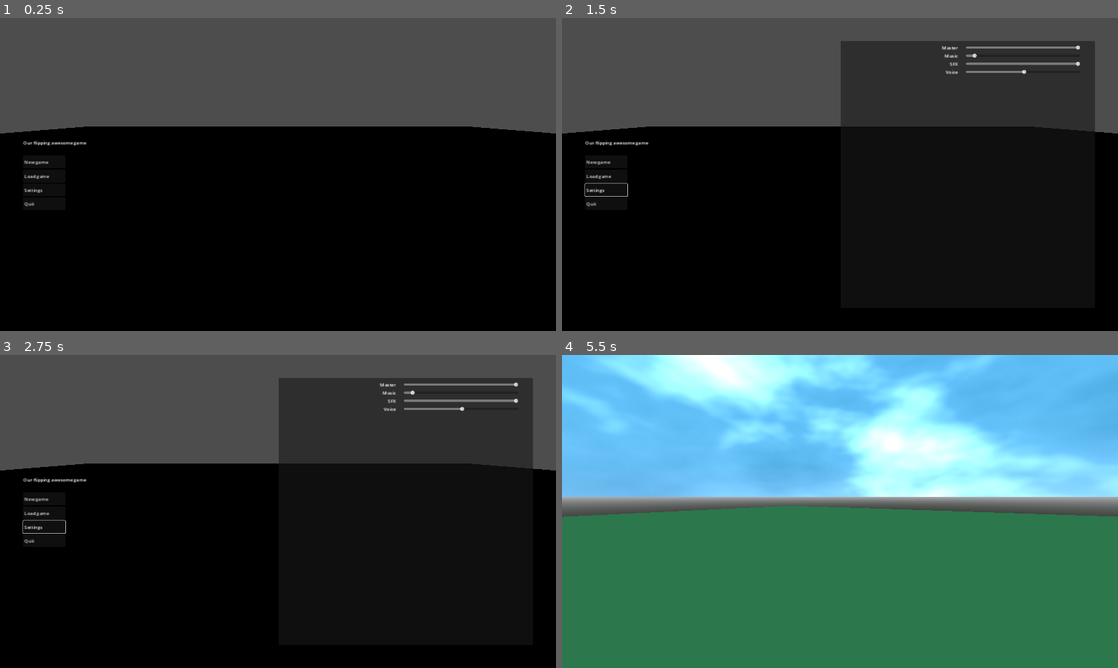
Above: before the commit, frames 1-4 (two rows, left to right).
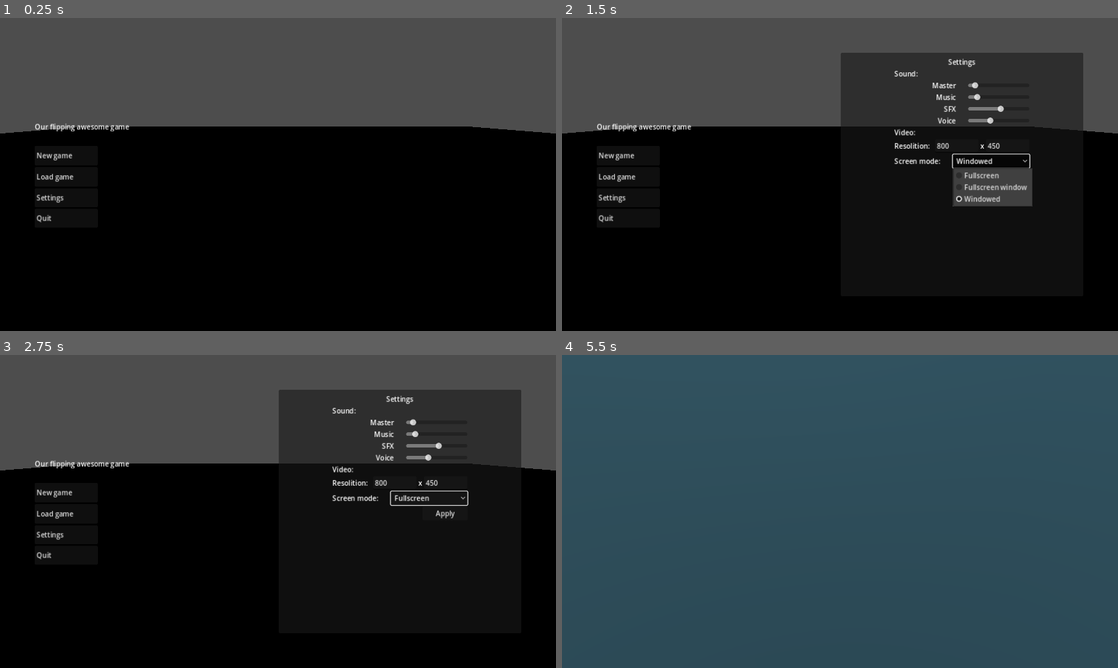
Above: after the commit, the same moments.

Repository: inaunius/GodotWildJam64
Game: Godot game, scene res://scenes/architecture/Main.tscn
The game is run twice, just before and just after one commit, with the same random seed, the same clock (stepped at 60 frames per second) and the same inputs.
Inputs (mouse positions are in pixels of both pictures, inside the frame that each line leads up to):
- Up to frame 1 (0.25 s): no input
- Up to frame 2 (1.5 s): click "Settings" at 0.5 s; click (990, 161) at 1.25 s, where only the run after the commit has a clickable "Windowed"
- Up to frame 3 (2.75 s): click (444, 514) at 2 s, where only the run after the commit has a clickable "Apply"
- Up to frame 4 (5.5 s): click "New game" at 2.75 s; tap Enter at 3.5 s; move the mouse to (867, 511) at 3.52 s; hold W (move_forward) from 3.53 s (still down); tap Space (jump) at 3.77, 4.52 s; move the mouse to (812, 511) at 4.27 s; move the mouse to (851, 505) at 5.02 s

The runs differ from the first frame. In frame 1, 0.7% of the frame differs, in the area x 4-24%, y 33-66%; in frame 2, 6.0%; in frame 3, 4.3%; in frame 4, 100%, in the area x 0-100%, y 0-100%.

Commit message:
Settings save implemented

Diff:
--- a/layouts/DefaultBusLayout.tres
+++ b/layouts/DefaultBusLayout.tres
@@ -1,21 +1,22 @@
 [gd_resource type="AudioBusLayout" format=3 uid="uid://dcrlqof0wfubv"]
 
 [resource]
+bus/0/volume_db = -23.3524
 bus/1/name = &"Music"
 bus/1/solo = false
 bus/1/mute = false
 bus/1/bypass_fx = false
-bus/1/volume_db = -24.137
+bus/1/volume_db = -18.9844
 bus/1/send = &"Master"
 bus/2/name = &"SFX"
 bus/2/solo = false
 bus/2/mute = false
 bus/2/bypass_fx = false
-bus/2/volume_db = 6.02
+bus/2/volume_db = -5.32668
 bus/2/send = &"Master"
 bus/3/name = &"Voice"
 bus/3/solo = false
 bus/3/mute = false
 bus/3/bypass_fx = false
-bus/3/volume_db = -5.93075
+bus/3/volume_db = -9.2092
 bus/3/send = &"Master"
--- a/project.godot
+++ b/project.godot
@@ -13,7 +13,8 @@
 config/name="GodotWildJam64"
 run/main_scene="res://scenes/architecture/Main.tscn"
 config/features=PackedStringArray("4.2", "Forward Plus")
-boot_splash/bg_color=Color(0.0745098, 0.0745098, 0.0745098, 1)
+boot_splash/bg_color=Color(0.0392157, 0.0392157, 0.0392157, 1)
+boot_splash/image="res://sprites/logos/SplashScreen.png"
 config/icon="res://icon.svg"
 
 [audio]
@@ -24,13 +25,12 @@
 
 GameCycle="*res://scripts/autoloads/GameCycleController.gd"
 Enums="*res://scripts/autoloads/GlobalEnums.gd"
-AudioControl="*res://scripts/autoloads/AudioGlobalController.gd"
+Settings="*res://scripts/autoloads/SettingsController.gd"
 
 [display]
 
-window/size/viewport_width=1920
-window/size/viewport_height=1080
-window/size/mode=3
+window/size/viewport_width=1280
+window/size/viewport_height=720
 window/stretch/mode="canvas_items"
 window/stretch/aspect="expand"
 
--- /dev/null
+++ b/resources/data/settigs/SettingsData.gd
@@ -0,0 +1,5 @@
+class_name SettingsData
+extends Resource
+
+@export var sound_data : SoundData
+@export var video_data : VideoData
--- /dev/null
+++ b/resources/data/settigs/SoundData.gd
@@ -0,0 +1,8 @@
+class_name SoundData
+extends Resource
+
+
+@export var master_volume : float
+@export var music_volume : float
+@export var sfx_volume : float
+@export var voice_volume : float
--- /dev/null
+++ b/resources/data/settigs/VideoData.gd
@@ -0,0 +1,6 @@
+class_name VideoData
+extends Resource
+
+
+@export var resolution : Vector2i
+@export var screen_mode : GlobalEnums.ScreenModes
--- a/scenes/architecture/Main.tscn
+++ b/scenes/architecture/Main.tscn
@@ -3,7 +3,7 @@
 [ext_resource type="Script" path="res://scripts/Bootstrap.gd" id="1_2m3l7"]
 [ext_resource type="Script" path="res://scripts/services/GamePause.gd" id="1_l3qkl"]
 [ext_resource type="Script" path="res://scripts/services/LevelLoader.gd" id="2_mdci6"]
-[ext_resource type="Script" path="res://scripts/services/PersistentData.gd" id="3_l3wq0"]
+[ext_resource type="Script" path="res://scripts/services/DataSaveLoad.gd" id="3_l3wq0"]
 [ext_resource type="Resource" uid="uid://dkm6u8cb7tbax" path="res://resources/instances/levels/MainMenu.tres" id="3_m7q4d"]
 [ext_resource type="Resource" uid="uid://ishc5w4ucphh" path="res://resources/instances/levels/TESTLevel.tres" id="4_06ltl"]
 [ext_resource type="Script" path="res://scripts/game_state_machine/GameStateMachine.gd" id="4_ucw0j"]
@@ -42,7 +42,12 @@
 _level_parent = NodePath("../../LevelParent")
 _levels = Array[Resource("res://resources/templates/Level.gd")]([ExtResource("3_m7q4d"), ExtResource("4_06ltl")])
 
-[node name="PersistentData" type="Node" parent="Services" node_paths=PackedStringArray("_level_parent", "_level_loader")]
+[node name="DataSaveLoad" type="Node" parent="Services" node_paths=PackedStringArray("_level_parent", "_level_loader")]
+script = ExtResource("3_l3wq0")
+_level_parent = NodePath("../../LevelParent")
+_level_loader = NodePath("../LevelLoader")
+
+[node name="DataSaveLoad2" type="Node" parent="Services" node_paths=PackedStringArray("_level_parent", "_level_loader")]
 script = ExtResource("3_l3wq0")
 _level_parent = NodePath("../../LevelParent")
 _level_loader = NodePath("../LevelLoader")
@@ -64,7 +69,7 @@
 
 [node name="DataLoadState" type="Node" parent="GameStateMachine" node_paths=PackedStringArray("_persistent_data", "_level_load_ui", "_state_machine")]
 script = ExtResource("6_2tou2")
-_persistent_data = NodePath("../../Services/PersistentData")
+_persistent_data = NodePath("../../Services/DataSaveLoad")
 _level_load_ui = NodePath("../../LoadingUI")
 _state_machine = NodePath("..")
 enum_key = 1
--- a/scenes/gameplay/TESTPlayer.gd
+++ /dev/null
@@ -1,11 +0,0 @@
-extends Node
-
-
-# Called when the node enters the scene tree for the first time.
-func _ready():
-	pass # Replace with function body.
-
-
-# Called every frame. 'delta' is the elapsed time since the previous frame.
-func _process(delta):
-	pass
--- a/scenes/ui/screens/Pause.tscn
+++ b/scenes/ui/screens/Pause.tscn
@@ -79,6 +79,9 @@
 script = ExtResource("4_3jpd2")
 _sub_menus = [NodePath("SavesView"), NodePath("Settings")]
 
+[node name="Settings" parent="UiParent/BG/MarginContainer/HBoxContainer/SubContainer" instance=ExtResource("6_gqhw4")]
+layout_mode = 1
+
 [node name="SavesView" parent="UiParent/BG/MarginContainer/HBoxContainer/SubContainer" instance=ExtResource("5_adajq")]
 visible = false
 layout_mode = 1
@@ -90,8 +93,4 @@
 grow_horizontal = 2
 grow_vertical = 2
 
-[node name="Settings" parent="UiParent/BG/MarginContainer/HBoxContainer/SubContainer" instance=ExtResource("6_gqhw4")]
-visible = false
-layout_mode = 1
-
 [editable path="UiParent/BG/MarginContainer/HBoxContainer/Buttons"]
--- a/scenes/ui/submenus/SavesView.tscn
+++ b/scenes/ui/submenus/SavesView.tscn
@@ -1,7 +1,7 @@
 [gd_scene load_steps=3 format=3 uid="uid://b4v2vneo1tw0j"]
 
-[ext_resource type="Script" path="res://scripts/ui/SavesView.gd" id="1_lfbxi"]
-[ext_resource type="PackedScene" uid="uid://bi51b3hqonllr" path="res://scenes/ui/SaveCard.tscn" id="2_rg8rc"]
+[ext_resource type="Script" path="res://scripts/ui/settings/SavesView.gd" id="1_lfbxi"]
+[ext_resource type="PackedScene" uid="uid://bi51b3hqonllr" path="res://scenes/ui/submenus/additional/SaveCard.tscn" id="2_rg8rc"]
 
 [node name="SavesView" type="PanelContainer" node_paths=PackedStringArray("save_cards_parent")]
 offset_right = 1920.0
--- a/scenes/ui/submenus/Settings.tscn
+++ b/scenes/ui/submenus/Settings.tscn
@@ -1,43 +1,60 @@
-[gd_scene load_steps=3 format=3 uid="uid://c63rb30n3w8un"]
+[gd_scene load_steps=4 format=3 uid="uid://c63rb30n3w8un"]
 
 [ext_resource type="PackedScene" uid="uid://dha6i38h4fvgb" path="res://scenes/ui/submenus/additional/VolumeAdjusters.tscn" id="1_4q8bf"]
-[ext_resource type="Script" path="res://scripts/ui/SettingsSync.gd" id="1_dpjgo"]
+[ext_resource type="Script" path="res://scripts/ui/settings/SettingsSync.gd" id="1_lhw6c"]
+[ext_resource type="PackedScene" uid="uid://cqbmtsscrvei8" path="res://scenes/ui/submenus/additional/SreenOptions.tscn" id="3_hugjv"]
 
-[node name="Settings" type="Control" node_paths=PackedStringArray("_volume_adjusters")]
+[node name="Settings" type="Control" node_paths=PackedStringArray("_volume_adjusters", "_screen_options")]
 layout_mode = 3
 anchors_preset = 15
 anchor_right = 1.0
 anchor_bottom = 1.0
 grow_horizontal = 2
 grow_vertical = 2
-script = ExtResource("1_dpjgo")
-_volume_adjusters = NodePath("MarginContainer/BG/MarginContainer/VBoxContainer/GridContainer")
+size_flags_horizontal = 3
+size_flags_vertical = 3
+script = ExtResource("1_lhw6c")
+_volume_adjusters = NodePath("BG/Margins/SettingsParagraphs/VolumeAdjusters")
+_screen_options = NodePath("BG/Margins/SettingsParagraphs/SreenOptions")
 
-[node name="MarginContainer" type="MarginContainer" parent="."]
+[node name="BG" type="PanelContainer" parent="."]
 layout_mode = 1
 anchors_preset = 15
 anchor_right = 1.0
 anchor_bottom = 1.0
 grow_horizontal = 2
 grow_vertical = 2
-size_flags_horizontal = 3
-theme_override_constants/margin_left = 0
 
-[node name="BG" type="PanelContainer" parent="MarginContainer"]
+[node name="Margins" type="MarginContainer" parent="BG"]
 layout_mode = 2
-
-[node name="MarginContainer" type="MarginContainer" parent="MarginContainer/BG"]
-layout_mode = 2
+size_flags_horizontal = 4
 size_flags_vertical = 0
-theme_override_constants/margin_left = 10
+theme_override_constants/margin_left = 50
 theme_override_constants/margin_top = 10
 theme_override_constants/margin_right = 50
 theme_override_constants/margin_bottom = 10
 
-[node name="VBoxContainer" type="VBoxContainer" parent="MarginContainer/BG/MarginContainer"]
+[node name="SettingsParagraphs" type="VBoxContainer" parent="BG/Margins"]
 layout_mode = 2
-size_flags_vertical = 0
 alignment = 1
 
-[node name="GridContainer" parent="MarginContainer/BG/MarginContainer/VBoxContainer" instance=ExtResource("1_4q8bf")]
+[node name="Title" type="Label" parent="BG/Margins/SettingsParagraphs"]
 layout_mode = 2
+text = "Settings"
+horizontal_alignment = 1
+
+[node name="Sound" type="Label" parent="BG/Margins/SettingsParagraphs"]
+layout_mode = 2
+text = "Sound:"
+
+[node name="VolumeAdjusters" parent="BG/Margins/SettingsParagraphs" instance=ExtResource("1_4q8bf")]
+layout_mode = 2
+size_flags_vertical = 4
+
+[node name="Video" type="Label" parent="BG/Margins/SettingsParagraphs"]
+layout_mode = 2
+text = "Video:"
+
+[node name="SreenOptions" parent="BG/Margins/SettingsParagraphs" instance=ExtResource("3_hugjv")]
+layout_mode = 2
+size_flags_horizontal = 1
--- a/scenes/ui/SaveCard.tscn
+++ b/scenes/ui/submenus/additional/SaveCard.tscn
@@ -23,13 +23,13 @@
 
 [node name="Elements" type="HBoxContainer" parent="Margins"]
 layout_mode = 2
+size_flags_horizontal = 0
 size_flags_vertical = 4
 alignment = 1
 
 [node name="SaveName" type="Label" parent="Margins/Elements"]
 layout_mode = 2
 size_flags_horizontal = 8
-theme_override_font_sizes/font_size = 46
 text = "SaveName"
 horizontal_alignment = 2
 vertical_alignment = 1
@@ -40,14 +40,12 @@
 
 [node name="LoadButton" type="Button" parent="Margins/Elements"]
 layout_mode = 2
-theme_override_font_sizes/font_size = 46
 text = "Load"
 
 [node name="Spacer2" type="Control" parent="Margins/Elements"]
-custom_minimum_size = Vector2(20, 0)
+custom_minimum_size = Vector2(10, 0)
 layout_mode = 2
 
 [node name="DeleteButton" type="Button" parent="Margins/Elements"]
 layout_mode = 2
-theme_override_font_sizes/font_size = 46
 text = "Delete"
--- /dev/null
+++ b/scenes/ui/submenus/additional/SreenOptions.tscn
@@ -0,0 +1,85 @@
+[gd_scene load_steps=3 format=3 uid="uid://cqbmtsscrvei8"]
+
+[ext_resource type="Script" path="res://scripts/ui/settings/SreenOptions.gd" id="1_8aa14"]
+[ext_resource type="Script" path="res://scripts/ui/settings/Vector2iFields.gd" id="1_sy04w"]
+
+[node name="MarginContainer" type="MarginContainer" node_paths=PackedStringArray("resolution_provider", "screen_mode_options", "apply_button")]
+offset_top = 309.0
+offset_right = 1280.0
+offset_bottom = 410.0
+size_flags_horizontal = 4
+size_flags_vertical = 4
+script = ExtResource("1_8aa14")
+resolution_provider = NodePath("VBoxContainer/Resolution")
+screen_mode_options = NodePath("VBoxContainer/ScreenMode/OptionButton")
+apply_button = NodePath("VBoxContainer/Apply/Button")
+
+[node name="VBoxContainer" type="VBoxContainer" parent="."]
+layout_mode = 2
+size_flags_vertical = 4
+
+[node name="Resolution" type="HBoxContainer" parent="VBoxContainer" node_paths=PackedStringArray("x", "y")]
+layout_mode = 2
+script = ExtResource("1_sy04w")
+x = NodePath("Width")
+y = NodePath("Height")
+
+[node name="Label" type="Label" parent="VBoxContainer/Resolution"]
+layout_mode = 2
+text = "Resolition: "
+
+[node name="Spacer" type="Control" parent="VBoxContainer/Resolution"]
+layout_mode = 2
+size_flags_horizontal = 3
+
+[node name="Width" type="LineEdit" parent="VBoxContainer/Resolution"]
+custom_minimum_size = Vector2(100, 0)
+layout_mode = 2
+placeholder_text = "Width"
+virtual_keyboard_type = 2
+
+[node name="X" type="Label" parent="VBoxContainer/Resolution"]
+layout_mode = 2
+size_flags_horizontal = 4
+text = "x"
+
+[node name="Height" type="LineEdit" parent="VBoxContainer/Resolution"]
+custom_minimum_size = Vector2(100, 0)
+layout_mode = 2
+placeholder_text = "Height"
+virtual_keyboard_type = 2
+
+[node name="ScreenMode" type="HBoxContainer" parent="VBoxContainer"]
+layout_mode = 2
+
+[node name="Label" type="Label" parent="VBoxContainer/ScreenMode"]
+layout_mode = 2
+text = "Screen mode: "
+
+[node name="Spacer" type="Control" parent="VBoxContainer/ScreenMode"]
+layout_mode = 2
+size_flags_horizontal = 3
+
+[node name="OptionButton" type="OptionButton" parent="VBoxContainer/ScreenMode"]
+layout_mode = 2
+item_count = 3
+selected = 0
+popup/item_0/text = "Fullscreen"
+popup/item_0/id = 0
+popup/item_1/text = "Fullscreen window"
+popup/item_1/id = 1
+popup/item_2/text = "Windowed"
+popup/item_2/id = 2
+
+[node name="Apply" type="HBoxContainer" parent="VBoxContainer"]
+layout_mode = 2
+size_flags_vertical = 4
+
+[node name="Spacer" type="Control" parent="VBoxContainer/Apply"]
+layout_mode = 2
+size_flags_horizontal = 3
+
+[node name="Button" type="Button" parent="VBoxContainer/Apply"]
+custom_minimum_size = Vector2(103.915, 0)
+layout_mode = 2
+text = "Apply"
--- a/scenes/ui/submenus/additional/VolumeAdjusters.tscn
+++ b/scenes/ui/submenus/additional/VolumeAdjusters.tscn
@@ -2,7 +2,7 @@
 
 [ext_resource type="Script" path="res://scripts/ui/VolumeAdjusters.gd" id="1_p68qq"]
 
-[node name="GridContainer" type="GridContainer" node_paths=PackedStringArray("master", "music", "sfx", "voice")]
+[node name="VolumeAdjusters" type="GridContainer" node_paths=PackedStringArray("master", "music", "sfx", "voice")]
 offset_top = -1.0
 offset_right = 91.0
 offset_bottom = 103.0
--- a/scripts/autoloads/AudioGlobalController.gd
+++ /dev/null
@@ -1,31 +0,0 @@
-class_name AudioGlobalController
-extends Node
-
-
-@onready var _master_bus_index = AudioServer.get_bus_index("Master")
-@onready var _music_bus_index = AudioServer.get_bus_index("Music")
-@onready var _sfx_bus_index = AudioServer.get_bus_index("SFX")
-@onready var _voice_bus_index = AudioServer.get_bus_index("Voice")
-
-
-@onready var master_volume : float = db_to_linear(AudioServer.get_bus_volume_db(_master_bus_index)) : set = _set_master_volume
-@onready var music_volume : float = db_to_linear(AudioServer.get_bus_volume_db(_music_bus_index)) : set = _set_music_volume
-@onready var sfx_volume : float = db_to_linear(AudioServer.get_bus_volume_db(_sfx_bus_index)) : set = _set_sfx_volume
-@onready var voice_volume : float = db_to_linear(AudioServer.get_bus_volume_db(_voice_bus_index)) : set = _set_voice_volume
-
-
-func _set_master_volume(volume: float):
-	AudioServer.set_bus_volume_db(_master_bus_index, linear_to_db(volume))
-	master_volume = volume
-
-func _set_music_volume(volume: float):
-	AudioServer.set_bus_volume_db(_music_bus_index, linear_to_db(volume))
-	music_volume = volume
-
-func _set_sfx_volume(volume: float):
-	AudioServer.set_bus_volume_db(_sfx_bus_index, linear_to_db(volume))
-	sfx_volume = volume
-
-func _set_voice_volume(volume: float):
-	AudioServer.set_bus_volume_db(_voice_bus_index, linear_to_db(volume))
-	voice_volume= volume
--- a/scripts/autoloads/GameCycleController.gd
+++ b/scripts/autoloads/GameCycleController.gd
@@ -4,7 +4,7 @@
 const MAIN_MENU_LEVEL_NAME = "MainMenu"
 
 @onready var _state_machine : GameStateMachine = $/root/Main/GameStateMachine
-@onready var _persistent_data : PersistentData = $/root/Main/Services/PersistentData
+@onready var _persistent_data : DataSaveLoad = $/root/Main/Services/DataSaveLoad
 @onready var _level_loader : LevelLoader = $/root/Main/Services/LevelLoader
 
 
--- a/scripts/autoloads/GlobalEnums.gd
+++ b/scripts/autoloads/GlobalEnums.gd
@@ -2,3 +2,4 @@
 extends Node
 
 enum GameStates { LEVEL_LOAD_STATE, DATA_LOAD_STATE, ACTIVE_GAME_STATE, PAUSED_STATE, QUITTING_GAME_STATE }
+enum ScreenModes { FULLSCREEN, FULLSCREEN_WINDOW, WINDOWED }
--- /dev/null
+++ b/scripts/autoloads/SettingsController.gd
@@ -0,0 +1,91 @@
+class_name SettingsController
+extends Node
+
+@onready var _data_save_load : DataSaveLoad = $/root/Main/Services/DataSaveLoad
+
+@onready var _master_bus_index = AudioServer.get_bus_index("Master")
+@onready var _music_bus_index = AudioServer.get_bus_index("Music")
+@onready var _sfx_bus_index = AudioServer.get_bus_index("SFX")
+@onready var _voice_bus_index = AudioServer.get_bus_index("Voice")
+
+var _sound_data = SoundData.new()
+var _video_data = VideoData.new()
+
+
+var master_volume : float :
+	set(value): _sound_data.master_volume = value
+	get: return _sound_data.master_volume
+var music_volume : float :
+	set(value): _sound_data.music_volume = value
+	get: return _sound_data.music_volume
+var sfx_volume : float :
+	set(value): _sound_data.sfx_volume = value
+	get: return _sound_data.sfx_volume
+var voice_volume : float :
+	set(value): _sound_data.voice_volume = value
+	get: return _sound_data.voice_volume
+
+var resolution : Vector2i :
+	set(value): _video_data.resolution = value
+	get: return _video_data.resolution
+var screen_mode : GlobalEnums.ScreenModes :
+	set(value): _video_data.screen_mode= value
+	get: return _video_data.screen_mode
+
+
+func _ready():
+	_load_settings()
+
+
+func apply_sound_settings():
+	AudioServer.set_bus_volume_db(_master_bus_index, linear_to_db(master_volume))
+	AudioServer.set_bus_volume_db(_music_bus_index, linear_to_db(music_volume))
+	AudioServer.set_bus_volume_db(_sfx_bus_index, linear_to_db(sfx_volume))
+	AudioServer.set_bus_volume_db(_voice_bus_index, linear_to_db(voice_volume))
+	_save_settings()
+
+func sync_sound_settings():
+	master_volume = db_to_linear(AudioServer.get_bus_volume_db(_master_bus_index))
+	music_volume = db_to_linear(AudioServer.get_bus_volume_db(_music_bus_index))
+	sfx_volume = db_to_linear(AudioServer.get_bus_volume_db(_sfx_bus_index))
+	voice_volume = db_to_linear(AudioServer.get_bus_volume_db(_voice_bus_index))
+
+
+func apply_video_settings():
+	DisplayServer.window_set_size(resolution)
+
+	match screen_mode:
+		GlobalEnums.ScreenModes.FULLSCREEN: DisplayServer.window_set_mode(DisplayServer.WINDOW_MODE_EXCLUSIVE_FULLSCREEN)
+		GlobalEnums.ScreenModes.FULLSCREEN_WINDOW: DisplayServer.window_set_mode(DisplayServer.WINDOW_MODE_FULLSCREEN)
+		GlobalEnums.ScreenModes.WINDOWED: DisplayServer.window_set_mode(DisplayServer.WINDOW_MODE_WINDOWED)
+	_save_settings()
+
+func sync_video_settings():
+	resolution = DisplayServer.window_get_size()
+
+	match DisplayServer.window_get_mode():
+		DisplayServer.WindowMode.WINDOW_MODE_EXCLUSIVE_FULLSCREEN: screen_mode = GlobalEnums.ScreenModes.FULLSCREEN
+		DisplayServer.WindowMode.WINDOW_MODE_FULLSCREEN: screen_mode = GlobalEnums.ScreenModes.FULLSCREEN_WINDOW
+		DisplayServer.WindowMode.WINDOW_MODE_WINDOWED: screen_mode = GlobalEnums.ScreenModes.WINDOWED
+		_: screen_mode = GlobalEnums.ScreenModes.WINDOWED
+
+func _save_settings():
+	var settings_data = SettingsData.new()
+	settings_data.sound_data = _sound_data
+	settings_data.video_data = _video_data
+
+	_data_save_load.save_settings(settings_data)
+
+func _load_settings():
+	var settings_data = _data_save_load.load_settings()
+
+	if !settings_data:
+		sync_sound_settings()
+		sync_video_settings()
+		return
+
+	_sound_data = settings_data.sound_data
+	_video_data = settings_data.video_data
+
+	apply_sound_settings()
+	apply_video_settings()
--- a/scripts/game_state_machine/states/DataLoadState.gd
+++ b/scripts/game_state_machine/states/DataLoadState.gd
@@ -1,7 +1,7 @@
 class_name DataLoadState
 extends GameState
 
-@export var _persistent_data : PersistentData
+@export var _persistent_data : DataSaveLoad
 @export var _level_load_ui : FadableUI
 
 func on_enter(payload=""):
--- a/scripts/gameplay/TESTPlayer.gd
+++ b/scripts/gameplay/TESTPlayer.gd
@@ -59,4 +59,4 @@
 		rotate_y(look_around*MOUSE_SENSIVITY)
 		_camera.rotate_x(nod*MOUSE_SENSIVITY)
 
-		_camera.rotation.x = clamp(_camera.rotation.x, deg_to_rad(-30), deg_to_rad(60))
+		_camera.rotation.x = clamp(_camera.rotation.x, deg_to_rad(-40), deg_to_rad(60))
--- a/scripts/services/PersistentData.gd
+++ b/scripts/services/DataSaveLoad.gd
@@ -1,6 +1,11 @@
-class_name PersistentData
+class_name DataSaveLoad
 extends Node
 
+
+
+const SETTINGS_NAME = "Settings"
+const SETTINGS_PATH = "user://Settings/"
+const FULL_SETTINGS_PATH =  SETTINGS_PATH + SETTINGS_NAME + FILE_EXTENSION
 
 const SAVES_PATH = "user://Saves/"
 const FILE_EXTENSION = ".tres"
@@ -19,6 +24,7 @@
 			_update_save_readers())
 
 	DirAccess.make_dir_absolute(SAVES_PATH)
+	DirAccess.make_dir_absolute(SETTINGS_PATH)
 
 func save_current_data():
 	_update_savables()
@@ -58,9 +64,9 @@
 	for node in _save_readers:
 		node.on_load_data(loaded_save.data[node.DATA_KEY])
 
+
 func delete_save(name: String):
 	DirAccess.remove_absolute(_get_full_save_path_by_name(name))
-
 
 func get_all_saves() -> Array[SavedData]:
 	var all_saves : Array[SavedData]
@@ -75,6 +81,17 @@
 	return all_saves
 
 	save_dir.list_dir_end()
+
+func load_settings() -> SettingsData:
+	if ResourceLoader.exists(FULL_SETTINGS_PATH):
+		return ResourceLoader.load(FULL_SETTINGS_PATH)
+	else:
+		ResourceSaver.save(SettingsData.new(), FULL_SETTINGS_PATH)
+		return null
+
+func save_settings(settings: SettingsData):
+	print(FULL_SETTINGS_PATH)
+	ResourceSaver.save(settings, FULL_SETTINGS_PATH)
 
 func _update_savables():
 	_savables = []
--- a/scripts/ui/SettingsSync.gd
+++ /dev/null
@@ -1,7 +0,0 @@
-class_name SettingsSync
-extends Control
-
-@export var _volume_adjusters : VolumeAdjusters
-
-func on_select():
-	_volume_adjusters.sync_volume_with_server()
--- a/scripts/ui/VolumeAdjusters.gd
+++ b/scripts/ui/VolumeAdjusters.gd
@@ -8,16 +8,24 @@
 
 
 func _ready():
-	sync_volume_with_server()
+	sync_with_Settings()
 
-	master.changed.connect(func(value: float): AudioControl.set_master_volume(value))
-	music.changed.connect(func(value: float): AudioControl.set_music_volume(value))
-	sfx.changed.connect(func(value: float): AudioControl.set_sfx_volume(value))
-	voice.changed.connect(func(value: float): AudioControl.set_voice_volume(value))
+	master.changed.connect(func(value: float):
+		Settings.master_volume = value
+		Settings.apply_sound_settings())
+	music.changed.connect(func(value: float):
+		Settings.music_volume = value
+		Settings.apply_sound_settings())
+	sfx.changed.connect(func(value: float):
+		Settings.sfx_volume = value
+		Settings.apply_sound_settings())
+	voice.changed.connect(func(value: float):
+		Settings.voice_volume = value
+		Settings.apply_sound_settings())
 
 
-func sync_volume_with_server():
-	master.value = AudioControl.master_volume
-	music.value = AudioControl.music_volume
-	sfx.value = AudioControl.sfx_volume
-	voice.value = AudioControl.voice_volume
+func sync_with_Settings():
+	master.value = Settings.master_volume
+	music.value = Settings.music_volume
+	sfx.value = Settings.sfx_volume
+	voice.value = Settings.voice_volume
--- /dev/null
+++ b/scripts/ui/settings/SettingsSync.gd
@@ -0,0 +1,9 @@
+class_name SettingsSync
+extends Control
+
+@export var _volume_adjusters : VolumeAdjusters
+@export var _screen_options : ScreenOptions
+
+func on_select():
+	_volume_adjusters.sync_with_Settings()
+	_screen_options.sync_with_Settings()
--- /dev/null
+++ b/scripts/ui/settings/SreenOptions.gd
@@ -0,0 +1,21 @@
+class_name ScreenOptions
+extends Control
+
+
+@export var resolution_provider : Vector2iFields
+@export var screen_mode_options : OptionButton
+@export var apply_button : Button
+
+
+func _ready():
+	apply_button.pressed.connect(_apply)
+
+func sync_with_Settings():
+	resolution_provider.set_values(Settings.resolution)
+	screen_mode_options.select(int(Settings.screen_mode))
+
+
+func _apply():
+	Settings.resolution = resolution_provider.get_vector2i()
+	Settings.screen_mode = screen_mode_options.selected
+	Settings.apply_video_settings()
--- /dev/null
+++ b/scripts/ui/settings/Vector2iFields.gd
@@ -0,0 +1,28 @@
+class_name Vector2iFields
+extends Control
+
+
+@export var x : LineEdit
+@export var y : LineEdit
+
+
+var allowed_symbols: = "[0-9]"
+
+func _ready():
+	x.text_changed.connect(_filter_fields)
+	y.text_changed.connect(_filter_fields)
+
+
+func get_vector2i() -> Vector2i:
+	return Vector2i(int(x.text), int(y.text))
+
+func set_values(values: Vector2i):
+	x.text = str(values.x)
+	y.text = str(values.y)
+
+func _filter_fields():
+	var regex = RegEx.new()
+	regex.compile(allowed_symbols)
+
+	x.text = regex.search(x.text).get_string()
+	y.text = regex.search(x.text).get_string()
Not shown: 2 places in scenes/ui/submenus/additional/SaveCard.tscn that only renumber resources
Renamed: scripts/ui/SavesView.gd -> scripts/ui/settings/SavesView.gd
Binary file added: sprites/logos/SplashScreen.png
Not shown, added: sprites/logos/SplashScreen.png.import
Not shown, added: scenes/architecture/Mai6DFC.tmp
Not shown, added: scenes/architecture/Mai851C.tmp
